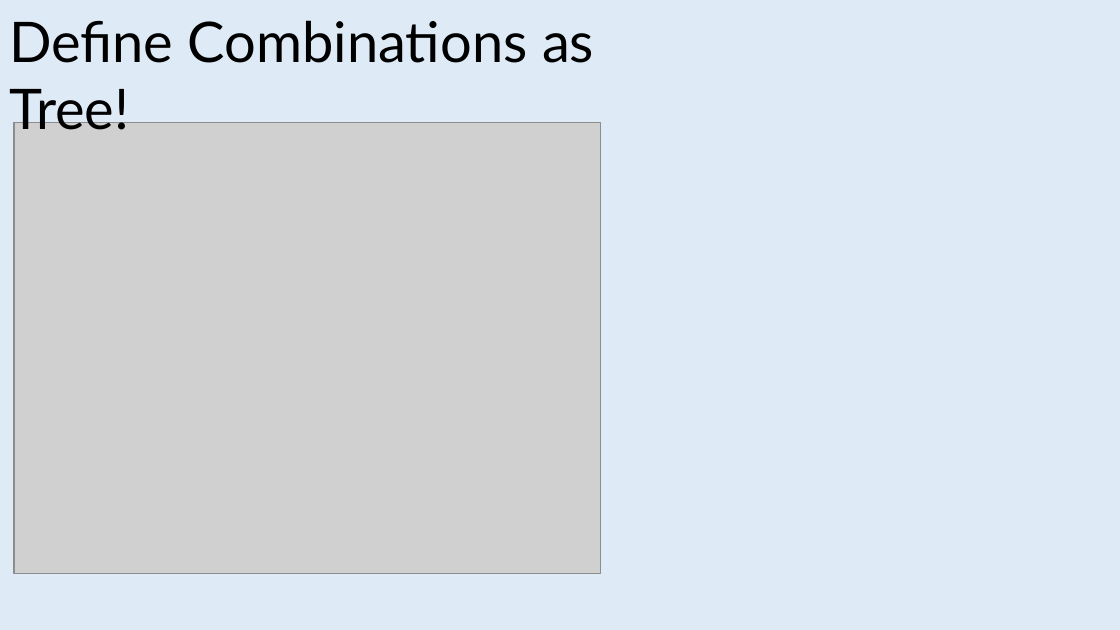
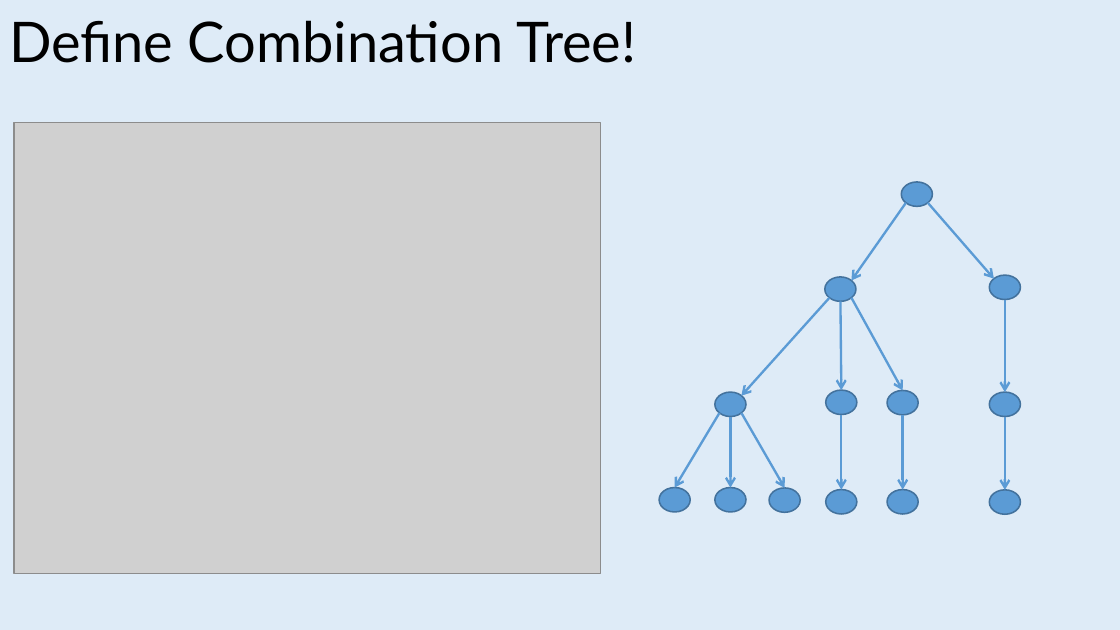
Before and after one commit to jeromerg/NCase, a slide deck: slide 5 of src/NCase.Doc/intern/ReadmeCaroussel.pptx. Drawn at 1120x630 pixels with LibreOffice and Linux fonts; fonts in the diff are those of the drawing; grey boxes stand for pictures. Boxes give left, top, right and bottom in pixels: in the first picture for what was removed or moved away, otherwise in the second. Text is boxed around its words. In the diff, an @@ line names an element or a change of style, - is before the commit and + after.

```diff
--- a/src/NCase.Doc/intern/ReadmeCaroussel.pptx
+++ b/src/NCase.Doc/intern/ReadmeCaroussel.pptx
@@ text at [9,20,636,63]: text changed @@
-Define Combinations as Tree!
+Define Combination Tree!
@@ group added at [659,181,1020,514]: 13 ellipses, 12 arrows @@
```
Also in this commit, not shown: 10 other slides changed, 20 other files.
